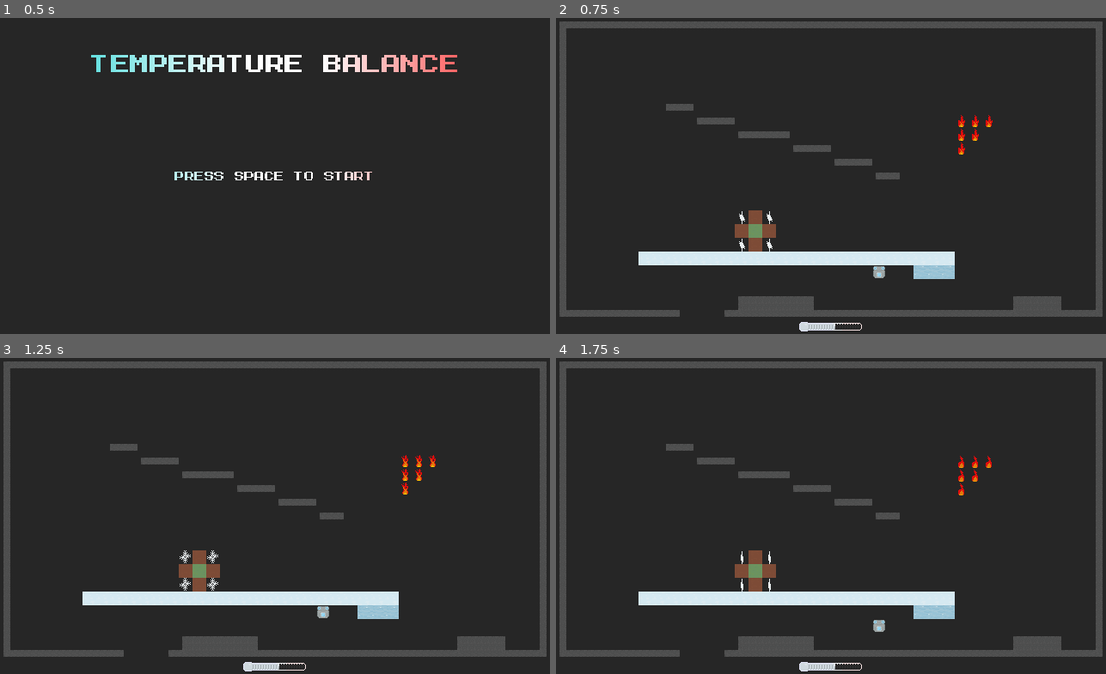
Above: before the commit, frames 1-4 (two rows, left to right).
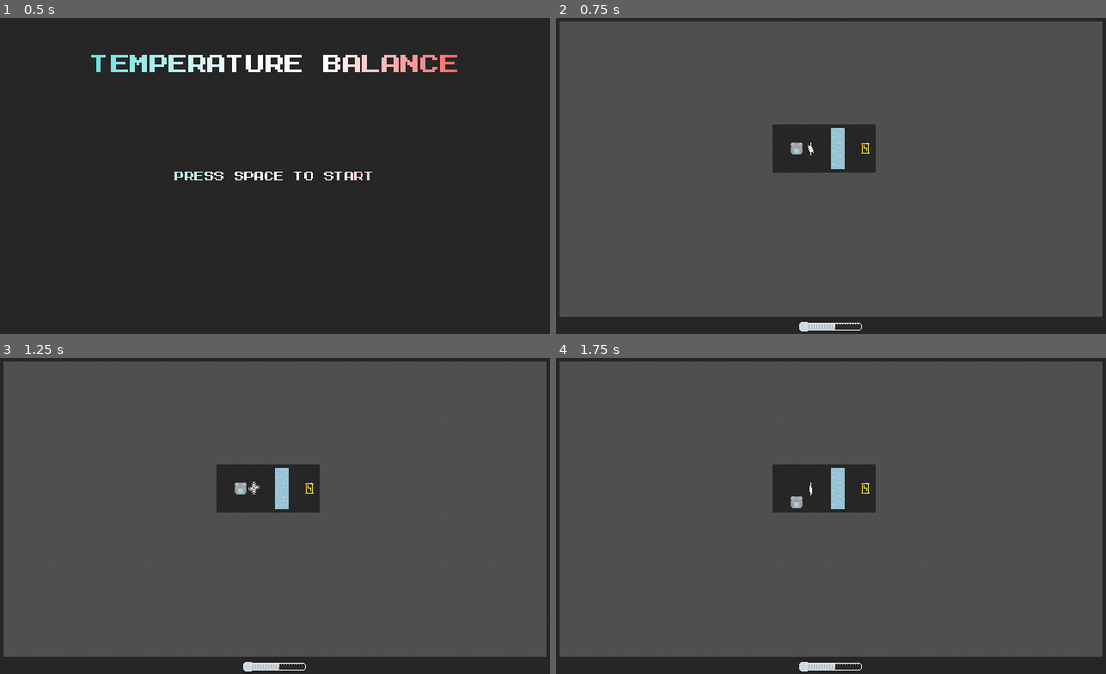
Above: after the commit, the same moments.

Repository: PhotonChaos/TemperatureBalance
Game: Godot game, scene res://scenes/main.tscn
Same seed, same stepped clock (60 frames per second), same inputs: the game is played once before the commit and once after it.
Inputs (mouse positions are in pixels of both pictures, inside the frame that each line leads up to):
- Up to frame 1 (0.5 s): no input
- Up to frame 2 (0.75 s): tap Space (start_game) at 0.5 s; move the mouse to (952, 160) at 0.52 s; hold Right (move_right) from 0.53 s (still down); hold Space (start_game) from 0.53 s (still down); click (952, 160) at 0.67 s
- Up to frame 3 (1.25 s): keep holding Right (move_right); keep holding Space (start_game)
- Up to frame 4 (1.75 s): move the mouse to (721, 531) at 1.27 s; release Right (move_right) at 1.28 s; release Space (start_game) at 1.28 s; hold Down (move_down) from 1.28 s (still down); tap Space (start_game) at 1.35 s

Frame 1 is identical in both runs. In frame 2, 82% of the frame differs, in the area x 1-99%, y 3-95%; in frame 3, 82%; in frame 4, 82%.

Commit message:
Added Level Complete sound

Diff:
--- a/scenes/main.tscn
+++ b/scenes/main.tscn
@@ -15,10 +15,12 @@
 [ext_resource type="AudioStream" uid="uid://lnc4nafmpuf4" path="res://audio/effects/Freeze.wav" id="12_80a3x"]
 [ext_resource type="AudioStream" uid="uid://cjp8y73uj5c4o" path="res://audio/effects/IcePickup.wav" id="13_4nidr"]
 [ext_resource type="AudioStream" uid="uid://bsihufggi4ubi" path="res://audio/effects/FirePickup.wav" id="14_lkvoy"]
+[ext_resource type="AudioStream" uid="uid://dcb441fsv2sra" path="res://audio/effects/LevelComplete.wav" id="15_gh57y"]
 
 [node name="MainGame" type="Node2D"]
 script = ExtResource("1_yeod1")
 levels = Array[PackedScene]([ExtResource("2_bh3j1"), ExtResource("3_bkkma"), ExtResource("4_ncwfd"), ExtResource("5_jamrn"), ExtResource("6_tnap7"), ExtResource("7_12tus")])
+level_test_index = 1
 
 [node name="SoundtrackHandler" parent="." instance=ExtResource("3_j0vxa")]
 
@@ -42,6 +44,10 @@
 stream = ExtResource("14_lkvoy")
 volume_db = 5.0
 
+[node name="LevelCompleteSfxHandler" parent="." instance=ExtResource("10_2l2ee")]
+stream = ExtResource("15_gh57y")
+volume_db = 8.0
+
 [node name="MenuLayer" type="CanvasLayer" parent="."]
 
 [node name="MainMenu" parent="MenuLayer" instance=ExtResource("11_jm3ud")]
--- a/scripts/game.gd
+++ b/scripts/game.gd
@@ -33,6 +33,7 @@
 	$HotPickupSfxHandler.attach_signal(current_level.hot_pickup)
 	$ColdPickupSfxHandler.attach_signal(current_level.cold_pickup)
 	$FreezeSfxHandler.attach_signal(current_level.freeze)
+	$LevelCompleteSfxHandler.attach_signal(current_level.win)
 
 func unload_level():
 	remove_child(current_level)
Not shown, added: audio/effects/LevelComplete.wav.import
Not shown: 1 places in scenes/main.tscn that only renumber resources
Not shown, added: audio/effects/LevelComplete.wav
